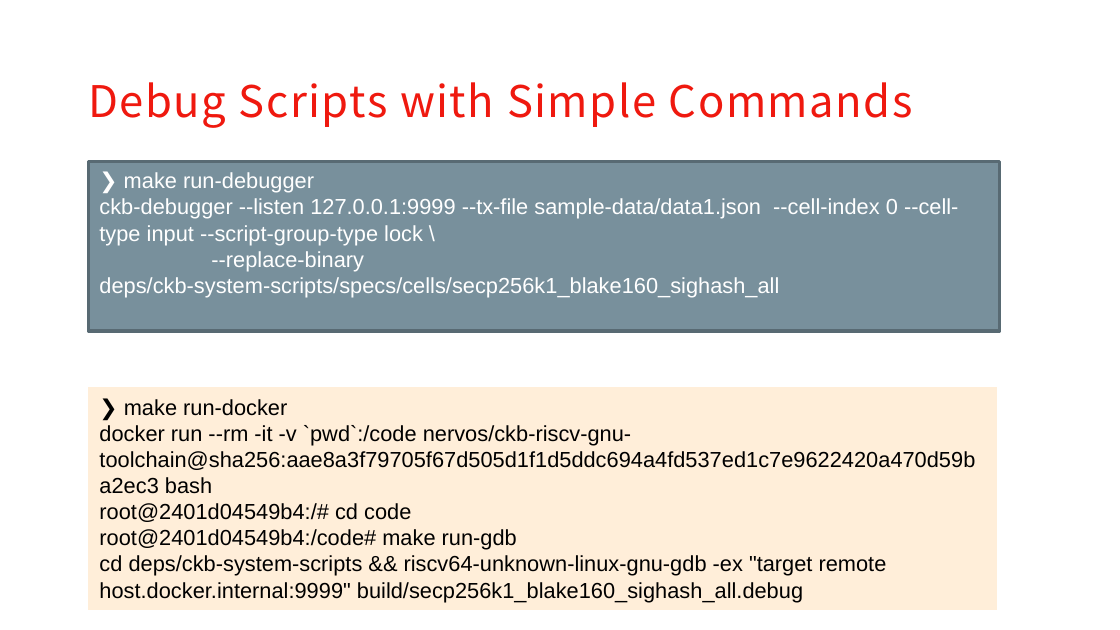
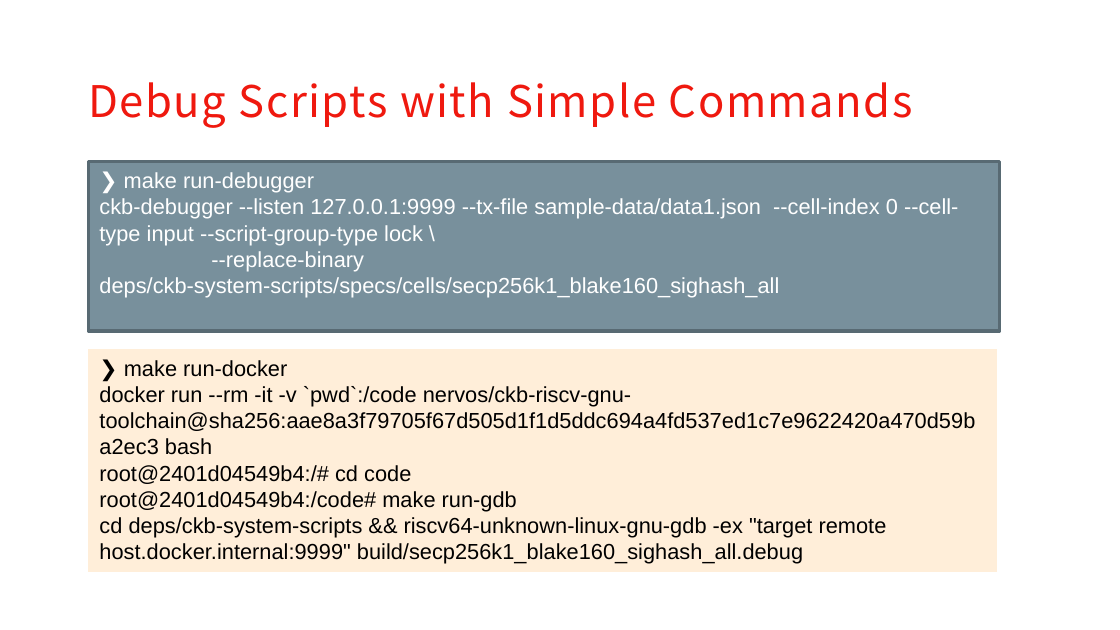
Before and after one commit to XuJiandong/ckb-debugger-playground, a slide deck: slide 9 of slides/presentation.pptx (slide 8 before the commit). Drawn at 1120x630 pixels with LibreOffice and Linux fonts; fonts in the diff are those of the drawing; background and template pictures are left out. Boxes give left, top, right and bottom in pixels: in the first picture for what was removed or moved away, otherwise in the second. Text is boxed around its words. In the diff, an @@ line names an element or a change of style, - is before the commit and + after.

```diff
--- a/slides/presentation.pptx
+++ b/slides/presentation.pptx
@@ rectangle "❯ make run-docker": place and size @@
-rectangle "❯ make run-docker" at [88,388,996,609]
+rectangle "❯ make run-docker" at [88,349,996,571]
```
Also in this commit, not shown: 3 other slides changed, 7 slides added, 1 slide removed, 2 other files.
